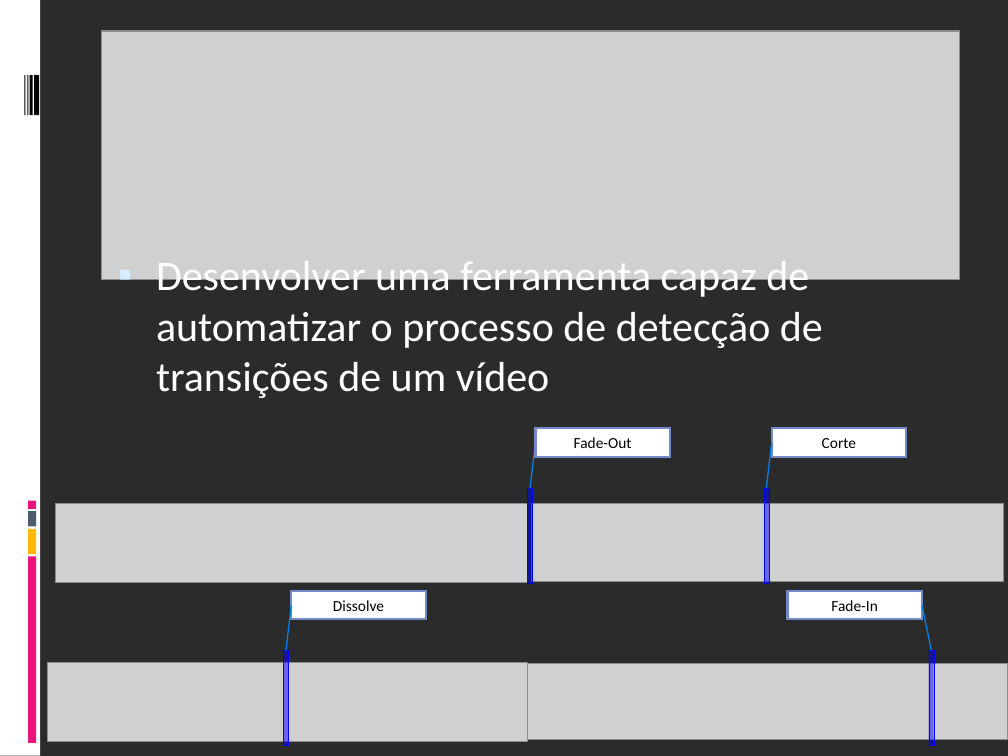
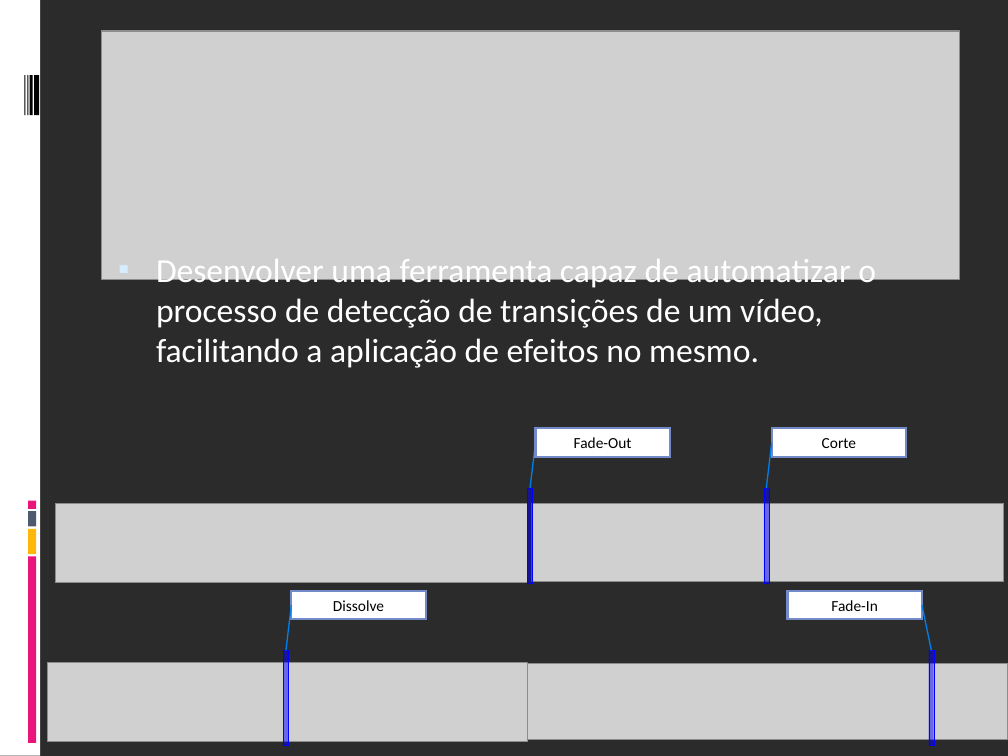
Before and after one commit to fabriciols/m-fit, a slide deck: slide 4 of DOCS/Apresentação/Apresentação_Final.ppt. Drawn at 1008x756 pixels with LibreOffice and Linux fonts; fonts in the diff are those of the drawing; grey boxes stand for pictures; background and template pictures are left out; a plain dark background stands for a picture behind light text. Boxes give left, top, right and bottom in pixels: in the first picture for what was removed or moved away, otherwise in the second. Text is boxed around its words. In the diff, an @@ line names an element or a change of style, - is before the commit and + after.

```diff
--- a/DOCS/Apresentação/Apresentação_Final.ppt
+++ b/DOCS/Apresentação/Apresentação_Final.ppt
@@ text at <box>156,259,876,368</box>: text changed; size 30 to 24 pt @@
-▪ Desenvolver uma ferramenta capaz de automatizar o processo de detecção de transições de um vídeo
+▪ Desenvolver uma ferramenta capaz de automatizar o processo de detecção de transições de um vídeo, facilitando a aplicação de efeitos no mesmo.
```
Also in this commit, not shown: 5 other slides changed, 2 slides added, 2 slides removed, 2 other files.
